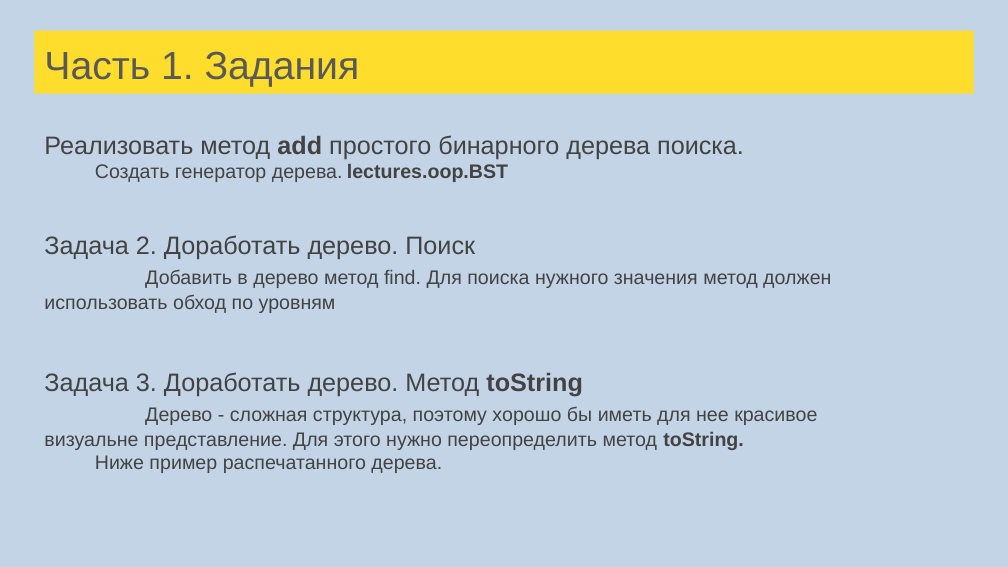
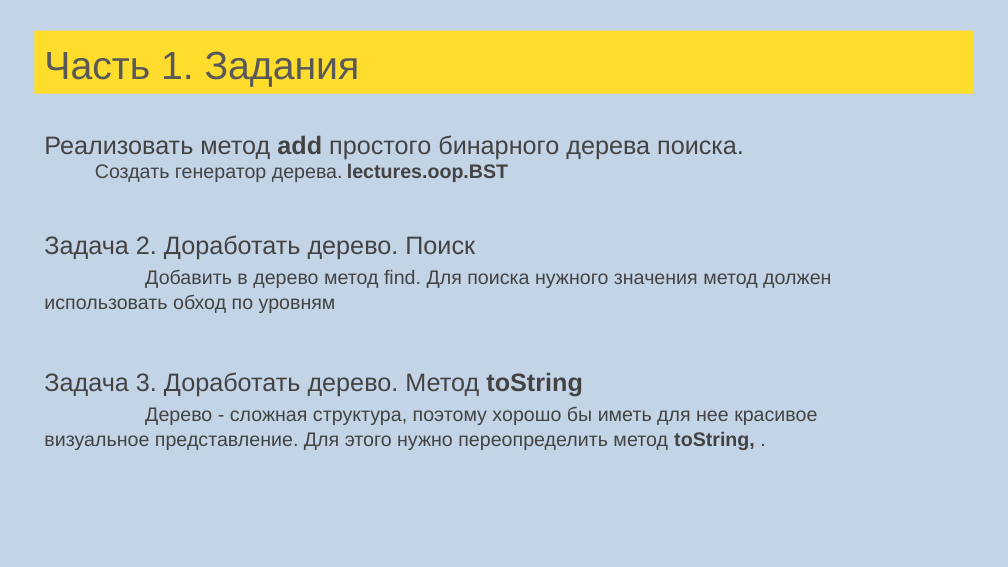
Before and after one commit to tralfamadore/ScalaLectures, a slide deck: slide 84 of src/main/resources/Лекции Scala для FinTech.pptx. Drawn at 1008x567 pixels with LibreOffice and Linux fonts; fonts in the diff are those of the drawing. Boxes give left, top, right and bottom in pixels: in the first picture for what was removed or moved away, otherwise in the second. Text is boxed around its words. In the diff, an @@ line names an element or a change of style, - is before the commit and + after.

```diff
--- a/src/main/resources/Лекции Scala для FinTech.pptx
+++ b/src/main/resources/Лекции Scala для FinTech.pptx
@@ text at (x1=44, y1=407, x2=817, y2=450): text changed @@
-Дерево - сложная структура, поэтому хорошо бы иметь для нее красивое визуальне представление. Для этого нужно переопределить метод toString.
-Ниже пример распечатанного дерева.
+Дерево - сложная структура, поэтому хорошо бы иметь для нее красивое визуальнoе представление. Для этого нужно переопределить метод toString, .
```
Also in this commit, not shown: 16 other slides changed, 23 slides added, 1 slide removed, 4 other files.
